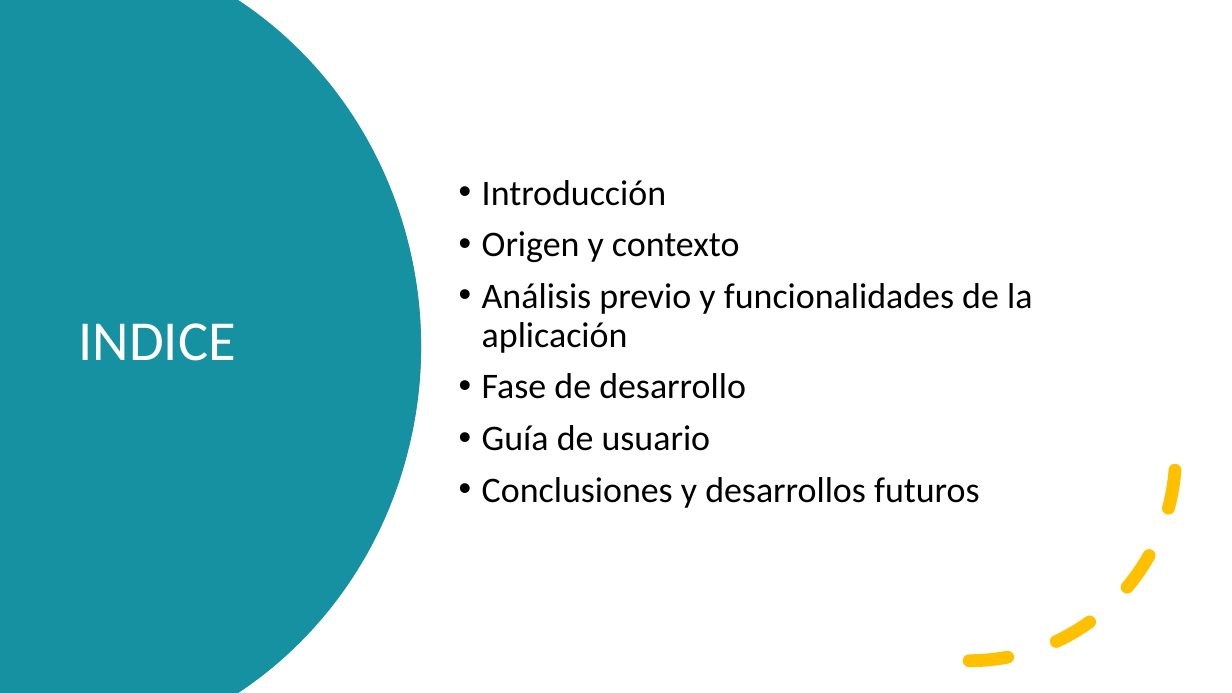
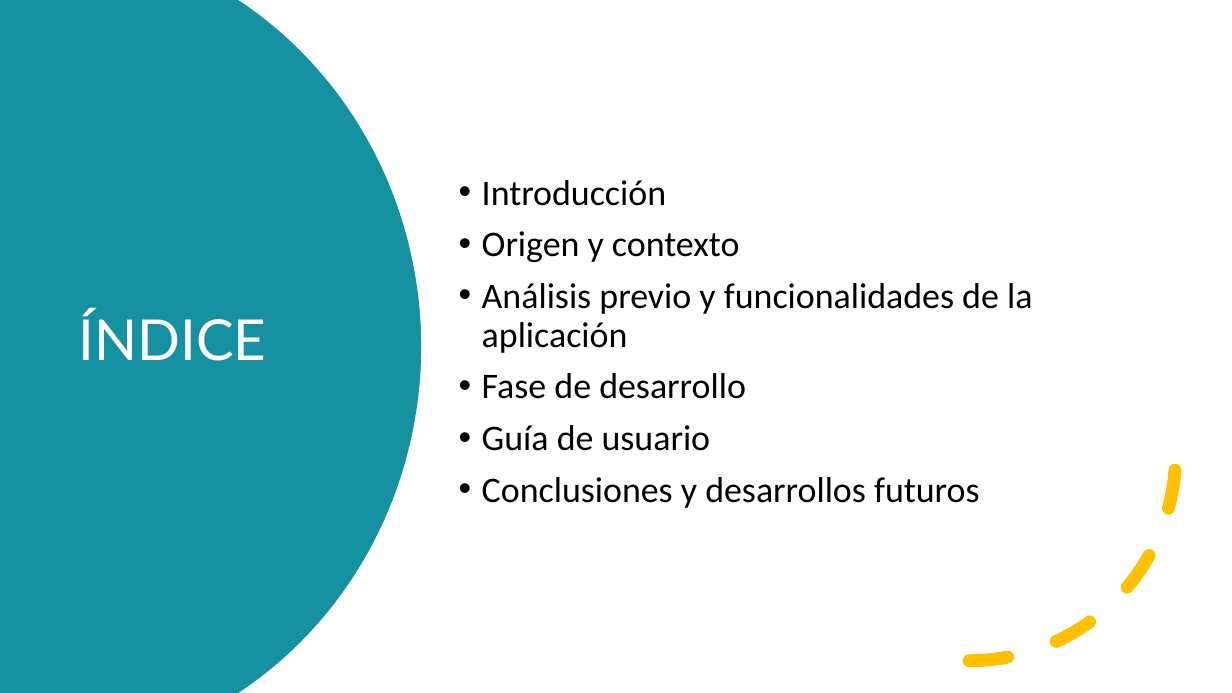
Before and after one commit to pablofernandez070/BrainLingua, a slide deck: slide 2 of Manual_Usuario/BrainLingua NLP.pptx. Drawn at 1232x693 pixels with LibreOffice and Linux fonts; fonts in the diff are those of the drawing. Boxes give left, top, right and bottom in pixels: in the first picture for what was removed or moved away, otherwise in the second. Text is boxed around its words. In the diff, an @@ line names an element or a change of style, - is before the commit and + after.

```diff
--- a/Manual_Usuario/BrainLingua NLP.pptx
+++ b/Manual_Usuario/BrainLingua NLP.pptx
@@ title at box(79, 311, 267, 361): text changed; font Calibri to Lato @@
-INDICE
+ÍNDICE
```
Also in this commit, not shown: 5 other slides changed, 4 slides added, 2 slides removed, 12 other files.
